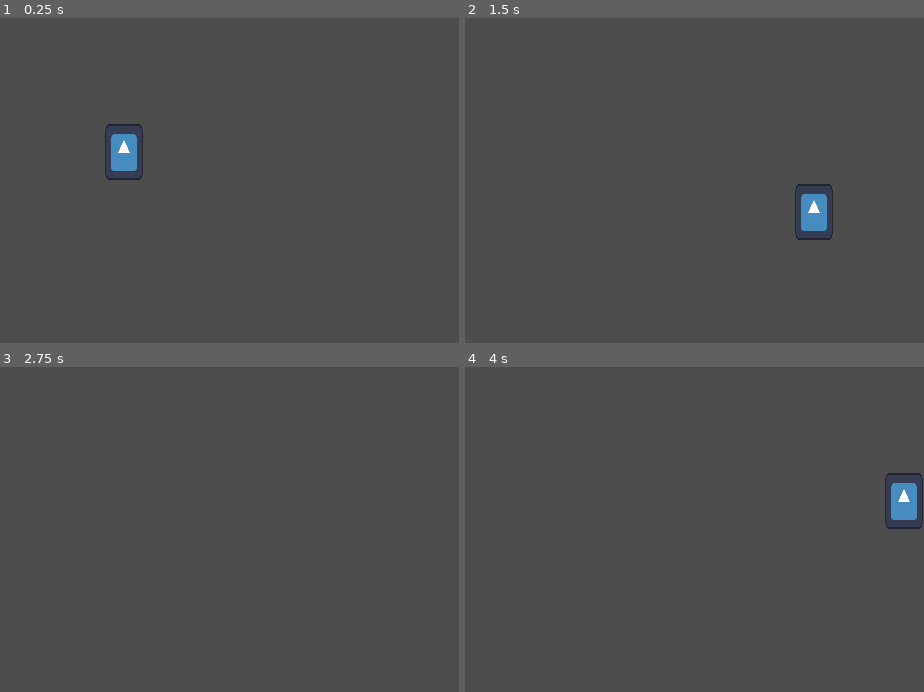
Above: before the commit, frames 1-4 (two rows, left to right).
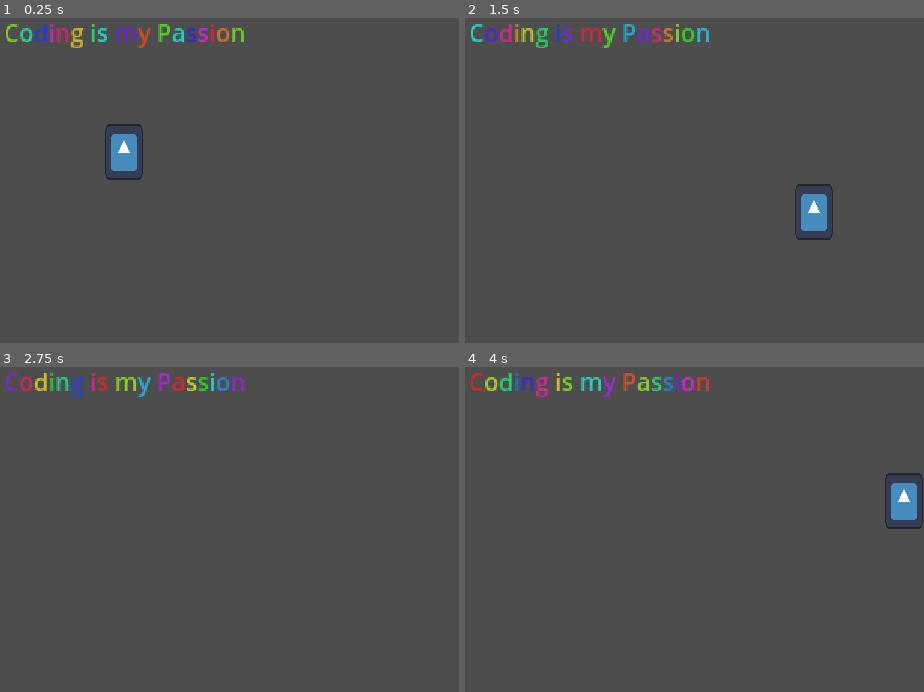
Above: after the commit, the same moments.

Repository: NuTrynity/Little-Cat-Cafe
Game: Godot game, scene res://scene_0.tscn
Two runs of this game, one before a commit and one after it. Both use one fixed random seed, a clock stepped at 60 frames per second and the inputs below. The engine's default icon, where the game draws it, is replaced by a stand-in: a white triangle on a blue panel in a dark square.
Inputs:
- Up to frame 1 (0.25 s): no input
- Up to frame 2 (1.5 s): tap Enter (ui_accept) at 0.5, 0.77 s; hold Right (move_right) 0.53-1.28 s; hold S (move_down) from 1.28 s (still down)
- Up to frame 3 (2.75 s): tap Enter (ui_accept) at 1.52 s; release S (move_down) at 2.03 s; hold Right (move_right) from 2.03 s (still down)
- Up to frame 4 (4 s): release Right (move_right) at 2.78 s; hold W (move_up) 2.78-3.53 s; tap Enter (ui_accept) at 3.02, 3.77 s; hold A (move_left) from 3.53 s (still down)

The runs differ from the first frame. In frame 1, 1.2% of the frame differs, in the area x 1-54%, y 1-10%; in frame 2, 1.2%; in frame 3, 1.2%; in frame 4, 1.2%.

Commit message:
coding is my passion

Diff:
--- a/scene_0.tscn
+++ b/scene_0.tscn
@@ -6,3 +6,18 @@
 
 [node name="Player" parent="." instance=ExtResource("1_5ew65")]
 position = Vector2(305, 169)
+
+[node name="UI" type="CanvasLayer" parent="."]
+
+[node name="RichTextLabel" type="RichTextLabel" parent="UI"]
+anchors_preset = 5
+anchor_left = 0.5
+anchor_right = 0.5
+offset_left = -135.0
+offset_top = 32.0
+offset_right = 38.0
+offset_bottom = 128.0
+grow_horizontal = 2
+scale = Vector2(1.5, 1.5)
+bbcode_enabled = true
+text = "[rainbow]Coding is my Passion"
